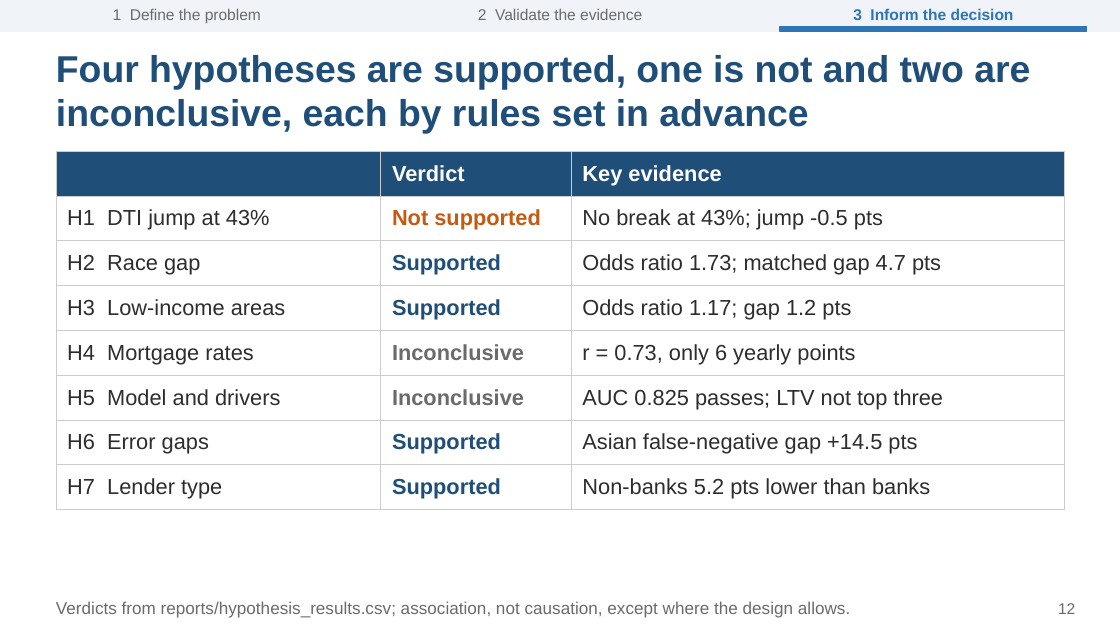
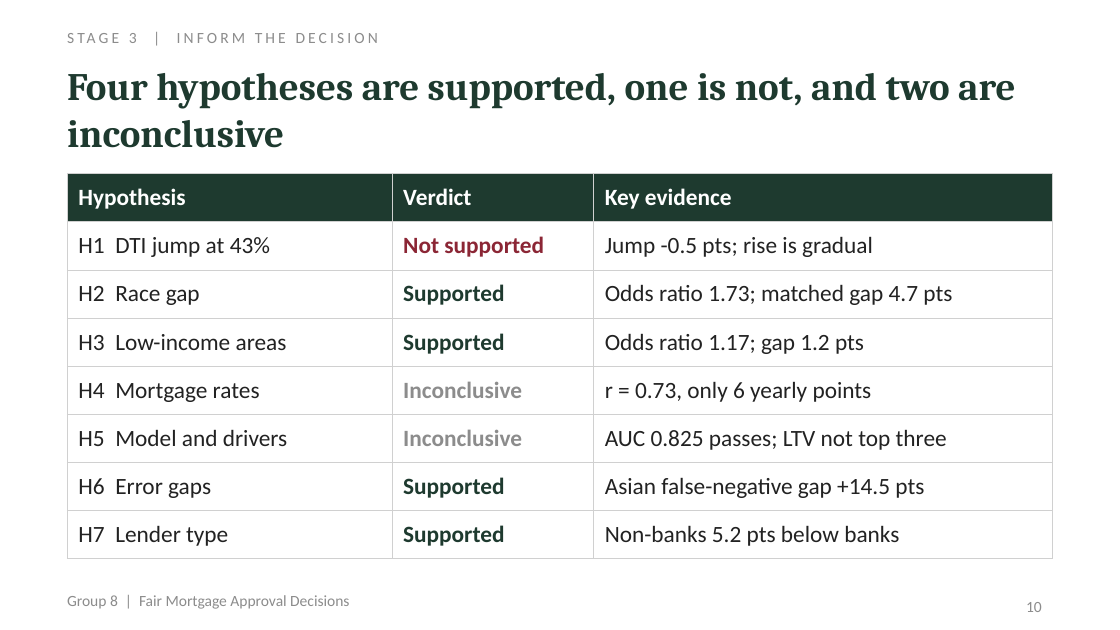
Before and after one commit to Rishhhhub/fair-mortgage-approval, a slide deck: slide 10 of deliverables/Group_8_Fair_Mortgage_Approval_Decisions_Presentation.pptx (slide 12 before the commit). Drawn at 1120x630 pixels with LibreOffice and Linux fonts; fonts in the diff are those of the drawing. Boxes give left, top, right and bottom in pixels: in the first picture for what was removed or moved away, otherwise in the second. Text is boxed around its words. In the diff, an @@ line names an element or a change of style, - is before the commit and + after.

```diff
--- a/deliverables/Group_8_Fair_Mortgage_Approval_Decisions_Presentation.pptx
+++ b/deliverables/Group_8_Fair_Mortgage_Approval_Decisions_Presentation.pptx
@@ rectangle removed at bbox=[0, 0, 1120, 31] @@
@@ text "STAGE 3 | INFORM THE ..." at bbox=[129, 33, 378, 43]: vertical alignment middle to top @@
@@ text removed at bbox=[113, 9, 261, 23] @@
-1 Define the problem
@@ text removed at bbox=[478, 9, 642, 20] @@
-2 Validate the evidence
@@ rectangle removed at bbox=[781, 27, 1086, 31] @@
@@ text at bbox=[129, 33, 378, 43]: text changed; font Arial to Calibri; text colour #2E75B6 to #8C8C8C; bold off @@
-3 Inform the decision
+STAGE 3 | INFORM THE DECISION
@@ text at bbox=[67, 73, 1015, 148]: text changed; size 24 to 25 pt; font Arial to Cambria; text colour #1F4E79 to #1E3A2F @@
-Four hypotheses are supported, one is not and two are inconclusive, each by rules set in advance
+Four hypotheses are supported, one is not, and two are inconclusive
@@ table at bbox=[67, 174, 1053, 550] @@
-row 1, column 1: 
+row 1, column 1: Hypothesis
-row 2, column 3: No break at 43%; jump -0.5 pts
+row 2, column 3: Jump -0.5 pts; rise is gradual
-row 8, column 3: Non-banks 5.2 pts lower than banks
+row 8, column 3: Non-banks 5.2 pts below banks
@@ fill #1F4E79 to #1E3A2F in row 1 @@
@@ size 14 to 15 pt, font Arial to Calibri in "Verdict", "Key evidence", "H1 DTI jump at 43%", "Not supported" and 17 more places @@
@@ text colour #2D2D2D to #222222 in "H1 DTI jump at 43%", "H2 Race gap", "Odds ratio 1.73; matched gap 4.7 pts", "H3 Low-income areas" and 8 more places @@
@@ text colour #C55A11 to #8B2635 in "Not supported" @@
@@ text colour #1F4E79 to #1E3A2F in "Supported", "Supported", "Supported", "Supported" @@
@@ text colour #6B6B6B to #8C8C8C in "Inconclusive", "Inconclusive" @@
@@ borders changed @@
@@ table: place and size @@
-table at bbox=[56, 151, 1064, 503]
+table at bbox=[67, 174, 1053, 550]
@@ text added at bbox=[67, 595, 349, 609], 10 pt, text #8C8C8C @@
+Group 8 | Fair Mortgage Approval Decisions
@@ text removed at bbox=[56, 601, 850, 618] @@
-Verdicts from reports/hypothesis_results.csv; association, not causation, except where the design allows.
@@ page number added at bbox=[1026, 602, 1042, 612], 10 pt, text #8C8C8C @@
+10
@@ page number removed at bbox=[1058, 603, 1075, 614] @@
-12
```
Also in this commit, not shown: 9 other slides changed, 6 slides added, 10 slides removed, 3 other files.
